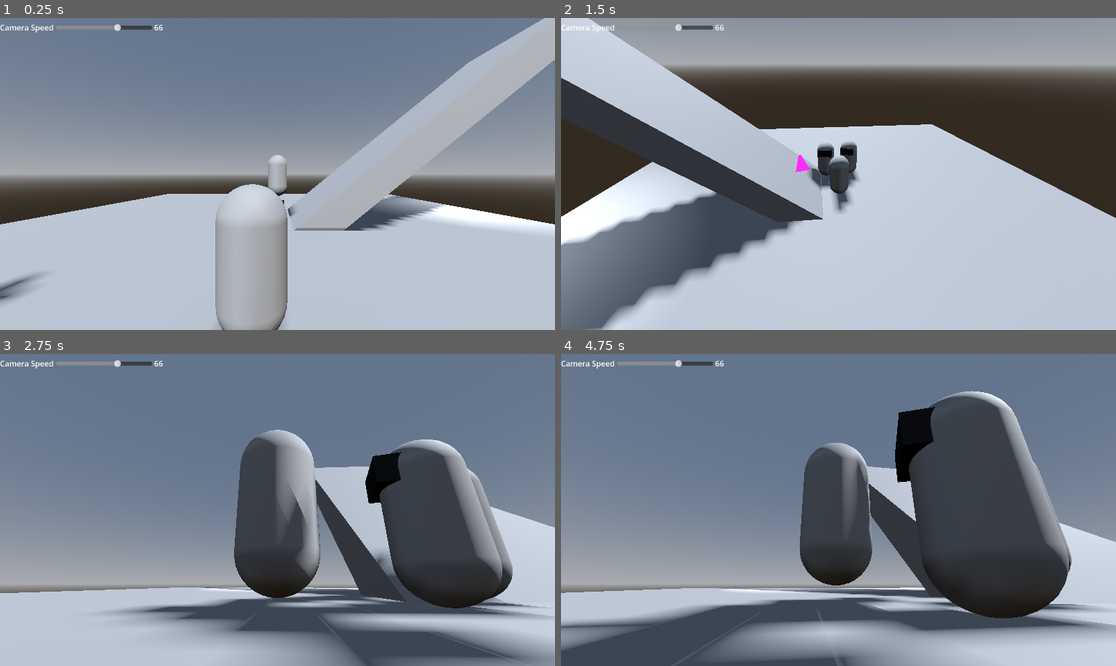
Above: before the commit, frames 1-4 (two rows, left to right).
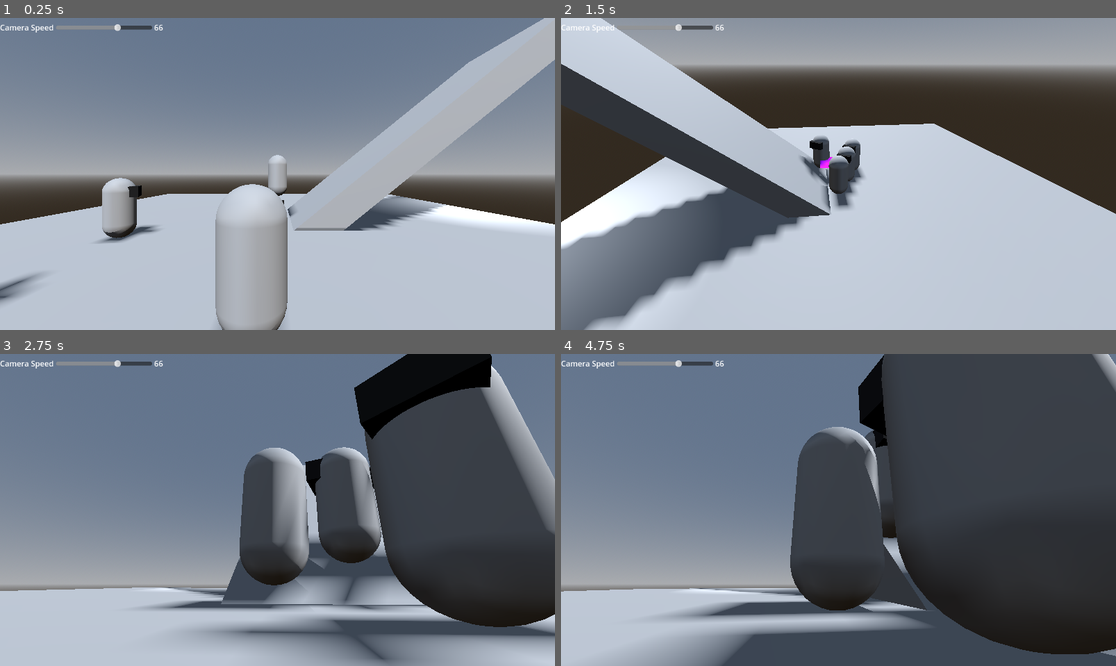
Above: after the commit, the same moments.

Repository: geekazodium/test-3d-project
Game: Godot game, scene res://world/test_scene.tscn
The game is run twice, just before and just after one commit, with the same random seed, the same clock (stepped at 60 frames per second) and the same inputs.
Inputs (mouse positions are in pixels of both pictures, inside the frame that each line leads up to):
- Up to frame 1 (0.25 s): no input
- Up to frame 2 (1.5 s): move the mouse to (960, 158) at 0.52 s; hold D (move_right) 0.53-1.28 s; tap Space (block) at 0.6 s; click (960, 158) at 0.67 s; move the mouse to (727, 189) at 1.27 s; hold S (move_backward) from 1.28 s (still down); tap Ctrl (sprint) at 1.35 s; click (727, 189) at 1.42 s
- Up to frame 3 (2.75 s): move the mouse to (333, 441) at 2.02 s; release S (move_backward) at 2.03 s; hold D (move_right) from 2.03 s (still down); tap Space (block) at 2.1 s; click (333, 441) at 2.17 s
- Up to frame 4 (4.75 s): move the mouse to (810, 572) at 2.77 s; release D (move_right) at 2.78 s; hold W (move_forward) 2.78-3.53 s; tap Ctrl (sprint) at 2.85, 4.35 s; click (810, 572) at 2.92 s; move the mouse to (1005, 556) at 3.52 s; hold A (move_left) from 3.53 s (still down); tap Space (block) at 3.6 s; click (1005, 556) at 3.67 s; tap Escape (ui_cancel) at 4.15 s; move the mouse to (672, 463) at 4.27 s; click (672, 463) at 4.42 s

The runs differ from the first frame. In frame 1, 1.3% of the frame differs, in the area x 17-29%, y 51-73%; in frame 2, 6.5%; in frame 3, 34%; in frame 4, 41%, in the area x 0-100%, y 0-100%.

Commit message:
feature: camera locking and enemy turns

Diff:
--- a/enemy/enemy_character_body.gd
+++ b/enemy/enemy_character_body.gd
@@ -1,10 +1,28 @@
 extends UMCharacterBody3D
+class_name Enemy
 
 @export var ideal_speed: float = 5;
 @export var input_force_strength: float = 10;
+@export var _turn_handler: EnemyTurns;
+
+var stop_input: bool = false;
 
 func _get_ideal_speed() -> float:
+	if stop_input:
+		return 0;
 	return self.ideal_speed;
 
 func _get_input_force_strength() -> float:
 	return self.input_force_strength;
+
+func _ready() -> void:
+	self._turn_handler.register(self);
+
+func request_turn() -> bool:
+	return self._turn_handler.request_turn(self);
+
+func has_turn() -> bool:
+	return self._turn_handler.has_turn(self);
+
+func pass_turn() -> bool:
+	return self._turn_handler.pass_turn(self,2000);
--- a/enemy/enemy_move_dir.gd
+++ b/enemy/enemy_move_dir.gd
@@ -17,36 +17,54 @@
 	self.nav_agent.velocity_computed.connect(self.on_velocity_computed);
 
 func on_velocity_computed(safe_v: Vector3) -> void:
-	#self.nav_agent.target_position = target.global_position;
-	#var position: Vector3 = self.nav_agent.get_next_path_position();
-	#if self.nav_agent.get_path_length() <= distance_tolerance:
-		#self.direction_vec = Vector2.ZERO;
-		#self._physics_process_in_range(delta);
-		#return;
-	print(safe_v);
 	self.safe_vec = Vector2(safe_v.x,safe_v.z).normalized();
 
 func _physics_process(delta: float) -> void:
 	self.nav_agent.target_position = target.global_position;
 	var position: Vector3 = self.nav_agent.get_next_path_position();
+	position -= self.current_position_node.global_position;
+	if !self.actionable_timer.is_stopped():
+		(self.get_parent() as Enemy).stop_input = true;
 	if self.nav_agent.get_path_length() <= distance_tolerance:
 		self.direction_vec = Vector2.ZERO;
-		self._physics_process_in_range(delta);
+		var exit: bool = self._physics_process_in_range(delta);
+		if !exit:
+			self.direction_vec = safe_vec.normalized();
+			self.safe_vec = Vector2.ZERO;
+		else:
+			(self.get_parent() as Enemy).stop_input = true;
 		return;
-	position -= self.current_position_node.global_position;
 	self.direction_vec = (Vector2(position.x, position.z).normalized() + safe_vec * .75).normalized();
 	self.safe_vec = Vector2.ZERO;
+	(self.get_parent() as Enemy).stop_input = false;
 
-func _physics_process_in_range(_delta: float) -> void:
+var combo_count: float = 0;
+
+func _physics_process_in_range(_delta: float) -> bool:
+	var position: Vector3 = self.target.global_position - self.get_parent().global_position;
+	self.direction_vec = Vector2(position.x, position.z).normalized();
+	if !self.actionable_timer.is_stopped():
+		return true;
 	if self.target.global_position.distance_to(self.current_position_node.global_position) > distance_tolerance:
-		return;
-	if !self.actionable_timer.is_stopped():
-		return;
+		return false;
+	var _parent: Enemy = self.get_parent();
+	if !_parent.has_turn():
+		var success: bool = _parent.request_turn();
+		if success:
+			self.combo_count = 0;
+		else:
+			return false;
+
+	if randf() < 1-exp(-combo_count):
+		_parent.pass_turn();
+		return false;
+	combo_count += 1;
 
 	(self.attack_l if randf()>.5 else self.attack_r).use(.5,.3);
 	self.actionable_timer.start(.8);
+	return true;
 
 func get_input_xz() -> Vector2:
-	if !actionable_timer.is_stopped():
-		return Vector2.ZERO;
+	#if !actionable_timer.is_stopped():
+		#return Vector2.ZERO;
 	return self.direction_vec;
--- a/enemy/test_enemy.tscn
+++ b/enemy/test_enemy.tscn
@@ -66,13 +66,14 @@
 [node name="AttackL" type="Node3D" parent="."]
 
 [node name="AttackLWindup" type="MeshInstance3D" parent="AttackL"]
-transform = Transform3D(0.41063935, -0.91179776, -3.9855955e-08, 3.2385068e-15, -4.371139e-08, 1, -0.91179776, -0.41063935, -1.7949617e-08, 0.54388785, 2.3841858e-07, -1.403377)
+transform = Transform3D(0.36728528, -0.6577779, -3.9855955e-08, 2.896595e-15, -3.153373e-08, 1, -0.8155329, -0.29623836, -1.7949617e-08, -0.17476487, 2.3841858e-07, -0.82426846)
 visible = false
 material_override = ExtResource("4_ig4nv")
 mesh = SubResource("QuadMesh_xhk1j")
 skeleton = NodePath("../AttackLArea")
 
 [node name="AttackLArea" type="Area3D" parent="AttackL" node_paths=PackedStringArray("windup_indicator")]
+visible = false
 collision_layer = 0
 collision_mask = 16
 script = ExtResource("3_hdm1v")
@@ -103,13 +104,14 @@
 [node name="AttackR" type="Node3D" parent="."]
 
 [node name="AttackRWindup" type="MeshInstance3D" parent="AttackR"]
-transform = Transform3D(0.409923, 0.91212004, 3.9870034e-08, 0, -4.3711385e-08, 1, 0.91212004, -0.409923, -1.7918303e-08, 0.544, 0, 1.403)
+transform = Transform3D(0.31589866, 0.602716, 3.9870034e-08, 0, -2.8883864e-08, 1, 0.7029064, -0.2708713, -1.7918303e-08, 0.059886336, 0, 0.8619318)
 visible = false
 material_override = ExtResource("5_1xekb")
 mesh = SubResource("QuadMesh_xhk1j")
 skeleton = NodePath("../AttackRArea")
 
 [node name="AttackRArea" type="Area3D" parent="AttackR" node_paths=PackedStringArray("windup_indicator")]
+visible = false
 collision_layer = 0
 collision_mask = 16
 script = ExtResource("3_hdm1v")
--- a/player/camera/camera_orbiter.gd
+++ b/player/camera/camera_orbiter.gd
@@ -32,25 +32,25 @@
 	yaw += Input.get_last_mouse_velocity().x * speed_scale * self.yaw_speed_scale;
 
 	pitch = clamp(pitch,self.min_pitch,self.max_pitch);
-
-	if Input.get_last_mouse_velocity().x * speed_scale > .001:
-		self.interp_angle_cd = 1;
-	if self.interp_angle_cd > 0:
-		self.interp_angle_cd -= delta;
-	else:
-		if self.target != null:
-			var diff: Vector3 = (self.target.global_position - self.global_position);
-			var y: float = fposmod(Vector2(-diff.z,-diff.x).angle(),PI * 2);
-			var m: float = y;
-			var min_val: float = abs(y - yaw);
-
-			if abs(y - yaw + PI * 2) < min_val:
-				min_val = abs(y - yaw + PI * 2);
-				m = y + PI * 2;
-
-			if abs(y - yaw - PI * 2) < min_val:
-				m = y - PI * 2;
-			yaw = lerp(yaw, m, (1 - interp_factor) * .025);
-
+	#
+	#if Input.get_last_mouse_velocity().x * speed_scale > .001:
+		#self.interp_angle_cd = 1;
+	#if self.interp_angle_cd > 0:
+		#self.interp_angle_cd -= delta;
+	#else:
+		#if self.target != null:
+			#var diff: Vector3 = (self.target.global_position - self.global_position);
+			#var y: float = fposmod(Vector2(-diff.z,-diff.x).angle(),PI * 2);
+			#var m: float = y;
+			#var min_val: float = abs(y - yaw);
+			#
+			#if abs(y - yaw + PI * 2) < min_val:
+				#min_val = abs(y - yaw + PI * 2);
+				#m = y + PI * 2;
+			#
+			#if abs(y - yaw - PI * 2) < min_val:
+				#m = y - PI * 2;
+			#yaw = lerp(yaw, m, (1 - interp_factor) * .025);
+		#
 	yaw = fposmod(yaw, PI * 2);
 	self.quaternion = Quaternion.from_euler(Vector3(pitch, yaw,0));
--- a/player/player_character_body.tscn
+++ b/player/player_character_body.tscn
@@ -92,6 +92,7 @@
 actionable_timer = NodePath("../ActionableTimer")
 
 [node name="CameraOrbiter" type="Node3D" parent="MovementDirection" node_paths=PackedStringArray("position_src")]
+process_mode = 3
 physics_interpolation_mode = 2
 script = ExtResource("2_uvqt2")
 min_pitch = -1.3089969389957472
--- a/player/player_movement_direction.gd
+++ b/player/player_movement_direction.gd
@@ -13,7 +13,14 @@
 var user_input_direction: Vector2 = Vector2.ZERO;
 var last_nonzero_user_input: Vector2 = Vector2.UP;
 
+func _unhandled_input(event: InputEvent) -> void:
+	if event is InputEventMouseButton:
+		if event.button_index == MOUSE_BUTTON_LEFT:
+			Input.mouse_mode = Input.MOUSE_MODE_CAPTURED;
+
 func _physics_process(delta: float) -> void:
+	if Input.is_action_just_pressed("ui_cancel"):
+		Input.mouse_mode = Input.MOUSE_MODE_VISIBLE;
 	self.update_user_input_dir();
 	if self.user_input_direction.length() > 0.001:
 		self.last_nonzero_user_input = user_input_direction;
--- a/project.godot
+++ b/project.godot
@@ -49,6 +49,10 @@
 ]
 }
 
+[input_devices]
+
+buffering/agile_event_flushing=true
+
 [layer_names]
 
 3d_physics/layer_1="Character"
--- /dev/null
+++ b/world/enemy_turns.gd
@@ -0,0 +1,38 @@
+extends Node
+class_name EnemyTurns
+
+var next_turn_timestamp: int;
+
+var enemies: Array[UMCharacterBody3D] = [];
+var wait_turn_timers: Dictionary[UMCharacterBody3D, int] = {};
+var current_enemy: UMCharacterBody3D;
+
+func _ready() -> void:
+	self.next_turn_timestamp = self._time();
+
+func register(enemy: UMCharacterBody3D) -> void:
+	self.enemies.append(enemy);
+	self.wait_turn_timers.set(enemy, self._time());
+
+func _time() -> int:
+	return Time.get_ticks_msec();
+
+func request_turn(enemy: UMCharacterBody3D) -> bool:
+	if self.current_enemy != null:
+		return false;
+	if self.next_turn_timestamp - self._time() > 0:
+		return false;
+	if (self.wait_turn_timers[enemy] - self._time()) > 0:
+		return false;
+	self.current_enemy = enemy;
+	return true;
+
+func has_turn(enemy: UMCharacterBody3D) -> bool:
+	return enemy == self.current_enemy;
+
+func pass_turn(enemy: UMCharacterBody3D, cooldown_ms: int) -> bool:
+	if self.current_enemy != enemy:
+		return false;
+	self.current_enemy = null;
+	self.wait_turn_timers[enemy] = self._time() + cooldown_ms;
+	return true;
--- a/world/test_scene.tscn
+++ b/world/test_scene.tscn
@@ -1,9 +1,10 @@
-[gd_scene load_steps=14 format=3 uid="uid://ctxcehauq87a6"]
+[gd_scene load_steps=15 format=3 uid="uid://ctxcehauq87a6"]
 
 [ext_resource type="PackedScene" uid="uid://dkbyhrm8sdsgm" path="res://player/player_character_body.tscn" id="1_0tkqh"]
 [ext_resource type="Script" uid="uid://crhxx7novpkd" path="res://world/number.gd" id="2_bwqr6"]
 [ext_resource type="PackedScene" uid="uid://cda150cebbpye" path="res://enemy/test_enemy.tscn" id="2_ycvsm"]
 [ext_resource type="Script" uid="uid://idauc8ru35lv" path="res://world/world_boundary.gd" id="3_yl3ou"]
+[ext_resource type="Script" uid="uid://ddaff864i7a8" path="res://world/enemy_turns.gd" id="5_2q0fw"]
 
 [sub_resource type="ProceduralSkyMaterial" id="ProceduralSkyMaterial_2q0fw"]
 sky_horizon_color = Color(0.66224277, 0.6717428, 0.6867428, 1)
@@ -71,16 +72,25 @@
 layout_mode = 2
 script = ExtResource("2_bwqr6")
 
-[node name="Enemy" parent="." instance=ExtResource("2_ycvsm")]
+[node name="Enemy" parent="." node_paths=PackedStringArray("_turn_handler") instance=ExtResource("2_ycvsm")]
 transform = Transform3D(1, 0, 0, 0, 1, 0, 0, 0, 1, 0, -0.9446125, 6.301239)
+_turn_handler = NodePath("../EnemyTurns")
 
 [node name="MovementDirection" parent="Enemy" index="4" node_paths=PackedStringArray("target")]
 target = NodePath("../../Player")
 
-[node name="Enemy2" parent="." instance=ExtResource("2_ycvsm")]
+[node name="Enemy2" parent="." node_paths=PackedStringArray("_turn_handler") instance=ExtResource("2_ycvsm")]
 transform = Transform3D(1, 0, 0, 0, 1, 0, 0, 0, 1, -4.7916746, -0.9446125, 6.301239)
+_turn_handler = NodePath("../EnemyTurns")
 
 [node name="MovementDirection" parent="Enemy2" index="4" node_paths=PackedStringArray("target")]
+target = NodePath("../../Player")
+
+[node name="Enemy3" parent="." node_paths=PackedStringArray("_turn_handler") instance=ExtResource("2_ycvsm")]
+transform = Transform3D(1, 0, 0, 0, 1, 0, 0, 0, 1, -5.0260067, -0.94461226, 2.8826914)
+_turn_handler = NodePath("../EnemyTurns")
+
+[node name="MovementDirection" parent="Enemy3" index="4" node_paths=PackedStringArray("target")]
 target = NodePath("../../Player")
 
 [node name="World" type="Node3D" parent="." groups=["world_nav_mesh"]]
@@ -134,6 +144,10 @@
 spot_range = 12.447756
 spot_angle = 38.361534
 
+[node name="EnemyTurns" type="Node" parent="."]
+script = ExtResource("5_2q0fw")
+
 [editable path="Player"]
 [editable path="Enemy"]
 [editable path="Enemy2"]
+[editable path="Enemy3"]
Not shown, added: world/enemy_turns.gd.uid
